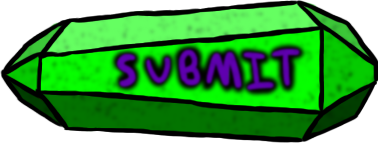
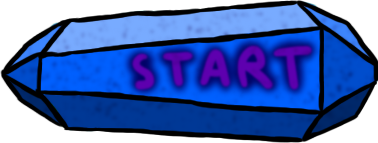
Layers edited between the first and the second w=378, h=143 image:
added layer "Layer 11" above "Layer 12" over box(129, 43, 315, 93)
added layer "Layer 12" above "Layer 9" over box(119, 33, 321, 101)
hid "Layer 9" over box(114, 46, 303, 93)
hid "Layer 10" over box(108, 40, 309, 99)
added layer "Layer 3 copy 2" above "Layer 3 copy" over box(5, 1, 378, 140)
